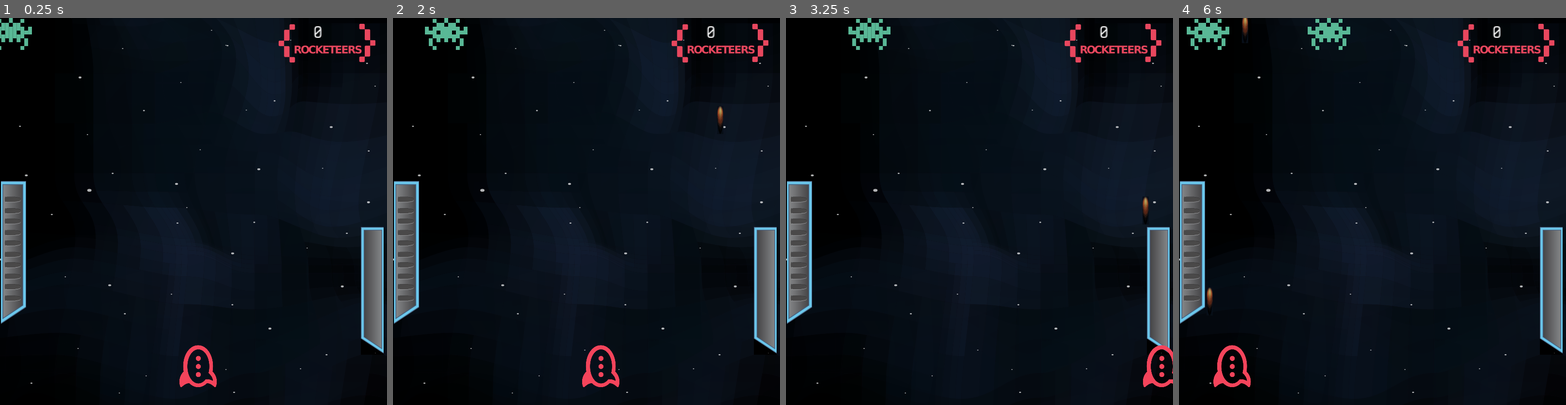
Above: before the commit, frames 1-4 (left to right).
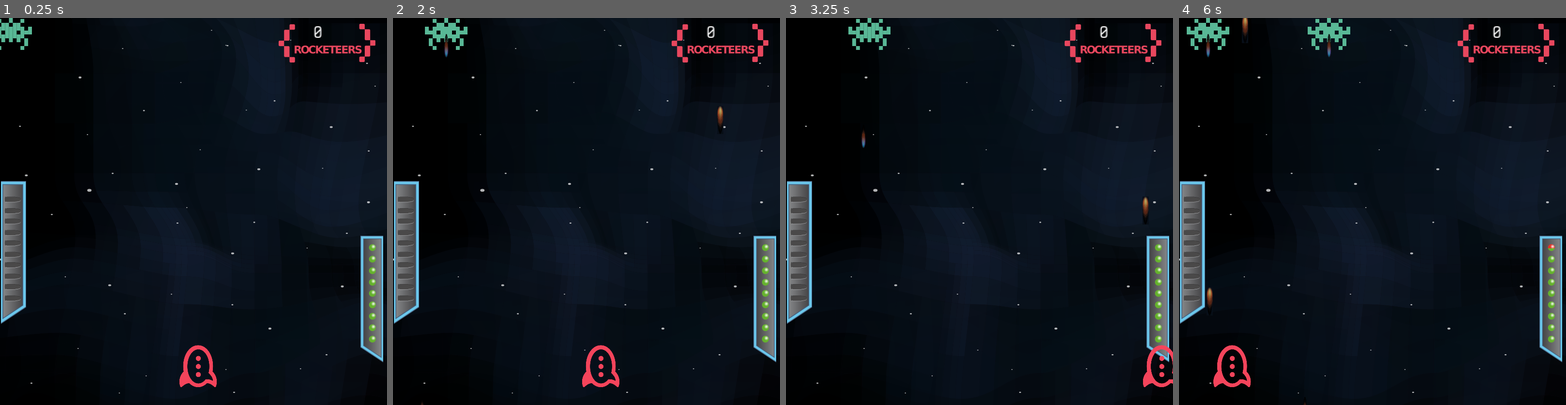
Above: after the commit, the same moments.

Repository: geekgonecrazy/rc-100-celebration-game
Game: Godot game, scene res://Scenes/Main.tscn
Same seed, same stepped clock (60 frames per second), same inputs: the game is played once before the commit and once after it.
Inputs:
- Up to frame 1 (0.25 s): no input
- Up to frame 2 (2 s): hold D (right) 0.53-1.28 s; tap Space (shot) at 0.6, 1.35 s; hold A (left) from 1.28 s (still down)
- Up to frame 3 (3.25 s): release A (left) at 2.03 s; hold D (right) from 2.03 s (still down); tap Space (shot) at 2.1, 2.85 s
- Up to frame 4 (6 s): release D (right) at 3.53 s; hold A (left) 3.53-5.78 s; tap Space (shot) every 0.75 s from 3.6 to 5.85 s; hold D (right) from 5.78 s (still down)

The runs differ from the first frame. In frame 1, 0.9% of the frame differs, in the area x 93-100%, y 54-89%; in frame 2, 0.9%; in frame 3, 0.9%; in frame 4, 1.0%, in the area x 7-100%, y 4-100%.

Commit message:
aliens fight back and decrease health

Diff:
--- a/Characters/Alien.gd
+++ b/Characters/Alien.gd
@@ -4,14 +4,17 @@
 signal removed
 signal score
 
+var Bullet = preload("res://Characters/Alien_Bullet.tscn")
+
 var speed = 50
 var velocity = Vector2()
 
 var minimap_icon = "mob"
 
-
 func _ready():
 	add_to_group("alien")
+
+	$FireTimer.start()
 	#rotation = rand_range(0, 2*PI)
 
 
@@ -24,5 +27,18 @@
 
 func die():
 	print("hit!")
+
+	$FireTimer.stop()
+
 	emit_signal("score")
 	queue_free()
+
+
+func _on_FireTimer_timeout():
+	fire()
+
+func fire():
+	print('firing')
+	var b = Bullet.instance()
+	get_tree().get_root().add_child(b)
+	b.transform = $Muzzle.global_transform
--- a/Characters/Alien.tscn
+++ b/Characters/Alien.tscn
@@ -15,3 +15,11 @@
 
 [node name="CollisionShape2D" type="CollisionShape2D" parent="."]
 shape = SubResource( 1 )
+
+[node name="FireTimer" type="Timer" parent="."]
+
+[node name="Muzzle" type="Position2D" parent="."]
+position = Vector2( 0.33371, 27.0305 )
+rotation = 1.5708
+
+[connection signal="timeout" from="FireTimer" to="." method="_on_FireTimer_timeout"]
--- /dev/null
+++ b/Characters/Alien_Bullet.gd
@@ -0,0 +1,12 @@
+extends Area2D
+
+var speed = 750
+
+func _physics_process(delta):
+	position += transform.x * speed * delta
+
+func _on_Bullet_body_entered(body):
+	if body.is_in_group("player"):
+		if body.has_method('hit'):
+			body.hit()
+			queue_free()
--- /dev/null
+++ b/Characters/Alien_Bullet.tscn
@@ -0,0 +1,22 @@
+[gd_scene load_steps=4 format=2]
+
+[ext_resource path="res://Images/alien_bullet.png" type="Texture" id=1]
+[ext_resource path="res://Characters/Alien_Bullet.gd" type="Script" id=2]
+
+[sub_resource type="CapsuleShape2D" id=1]
+radius = 17.6925
+height = 0.0
+
+[node name="Alien_Bullet" type="Area2D"]
+script = ExtResource( 2 )
+
+[node name="Sprite" type="Sprite" parent="."]
+rotation = 4.71239
+scale = Vector2( 0.5, 0.5 )
+texture = ExtResource( 1 )
+
+[node name="CollisionShape2D" type="CollisionShape2D" parent="."]
+position = Vector2( 1.00113, 0.667404 )
+shape = SubResource( 1 )
+
+[connection signal="body_entered" from="." to="." method="_on_Bullet_body_entered"]
--- a/Characters/Rocket.gd
+++ b/Characters/Rocket.gd
@@ -1,6 +1,10 @@
 extends KinematicBody2D
 
+signal health_change(change)
+
 var Bullet = preload("res://Characters/Bullet.tscn")
+
+var health = 100
 
 var speed = 400
 var velocity = Vector2.ZERO
@@ -29,3 +33,13 @@
 	var b = Bullet.instance()
 	owner.add_child(b)
 	b.transform = $Muzzle.global_transform
+
+func hit():
+	print('ouch')
+
+	health = health - 10
+	emit_signal("health_change", health)
+
+	if health <= 0:
+		print('dead!')
+		queue_free()
--- /dev/null
+++ b/Components/Health_Hud.gd
@@ -0,0 +1,17 @@
+extends Node2D
+
+signal death
+
+# Called when the node enters the scene tree for the first time.
+func _ready():
+	pass # Replace with function body.
+
+
+# Called every frame. 'delta' is the elapsed time since the previous frame.
+#func _process(delta):
+#	pass
+
+
+func _on_Rocket_health_change(health):
+	print('health changed', health)
+	$HealthBar.value = health
--- /dev/null
+++ b/Components/Health_Hud.tscn
@@ -0,0 +1,23 @@
+[gd_scene load_steps=4 format=2]
+
+[ext_resource path="res://Images/health_hud.png" type="Texture" id=1]
+[ext_resource path="res://Images/health_hud_full.png" type="Texture" id=2]
+[ext_resource path="res://Components/Health_Hud.gd" type="Script" id=3]
+
+[node name="Health Hud" type="Node2D"]
+script = ExtResource( 3 )
+
+[node name="HealthBar" type="TextureProgress" parent="."]
+margin_left = 745.25
+margin_top = 449.859
+margin_right = 844.25
+margin_bottom = 976.859
+rect_scale = Vector2( 0.5, 0.5 )
+step = 10.0
+value = 100.0
+texture_under = ExtResource( 1 )
+texture_progress = ExtResource( 2 )
+fill_mode = 3
+__meta__ = {
+"_edit_use_anchors_": false
+}
--- a/Scenes/Main.gd
+++ b/Scenes/Main.gd
@@ -31,7 +31,3 @@
 	b.connect("score", self, "increment_score")
 
 	add_child(b)
-
-# Called every frame. 'delta' is the elapsed time since the previous frame.
-#func _process(delta):
-#	pass
--- a/Scenes/Main.tscn
+++ b/Scenes/Main.tscn
@@ -5,7 +5,7 @@
 [ext_resource path="res://Images/ammo_hud.png" type="Texture" id=3]
 [ext_resource path="res://Images/score_hud.png" type="Texture" id=4]
 [ext_resource path="res://Fonts/Binary_dynamicfont.tres" type="DynamicFont" id=5]
-[ext_resource path="res://Images/health_hud.png" type="Texture" id=6]
+[ext_resource path="res://Components/Health_Hud.tscn" type="PackedScene" id=6]
 [ext_resource path="res://Sounds/point.ogg" type="AudioStream" id=7]
 [ext_resource path="res://Scenes/Main.gd" type="Script" id=8]
 
@@ -44,18 +44,11 @@
 "_edit_use_anchors_": false
 }
 
-[node name="Health Hud" type="TextureRect" parent="."]
-margin_left = 745.81
-margin_top = 431.709
-margin_right = 839.81
-margin_bottom = 958.709
-rect_scale = Vector2( 0.5, 0.5 )
-texture = ExtResource( 6 )
-__meta__ = {
-"_edit_use_anchors_": false
-}
+[node name="Health Hud" parent="." instance=ExtResource( 6 )]
 
-[node name="Rocket" parent="." instance=ExtResource( 1 )]
+[node name="Rocket" parent="." groups=[
+"player",
+] instance=ExtResource( 1 )]
 position = Vector2( 409.768, 720.542 )
 
 [node name="SpawnTimer" type="Timer" parent="."]
@@ -77,4 +70,5 @@
 "_edit_use_anchors_": false
 }
 
+[connection signal="health_change" from="Rocket" to="Health Hud" method="_on_Rocket_health_change"]
 [connection signal="timeout" from="SpawnTimer" to="." method="_on_SpawnTimer_timeout"]
Not shown, changed: 100-raw-scene-from-video.svg
Binary file changed: Images/alien_bullet.png
Binary file changed: Images/health_hud.png
Binary file added: Images/health_hud_full.png
Not shown, added: Images/health_hud_full.png.import
